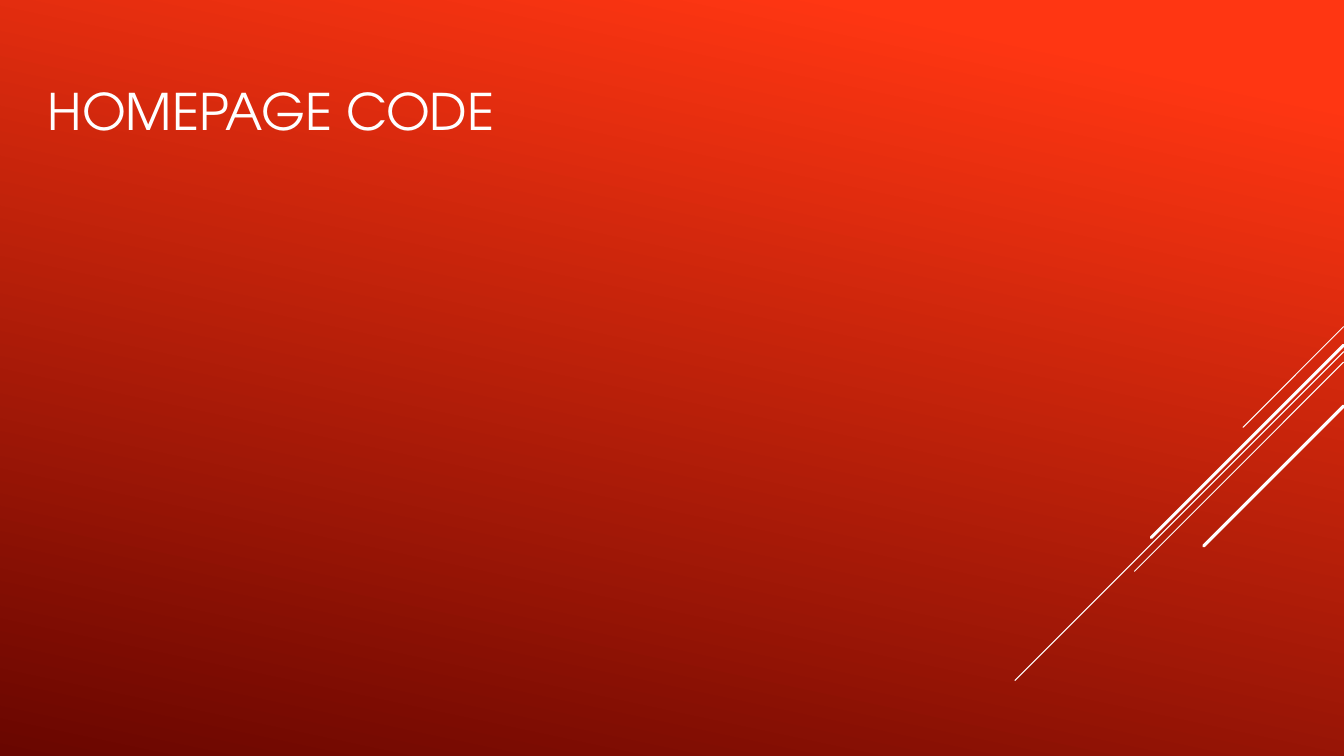
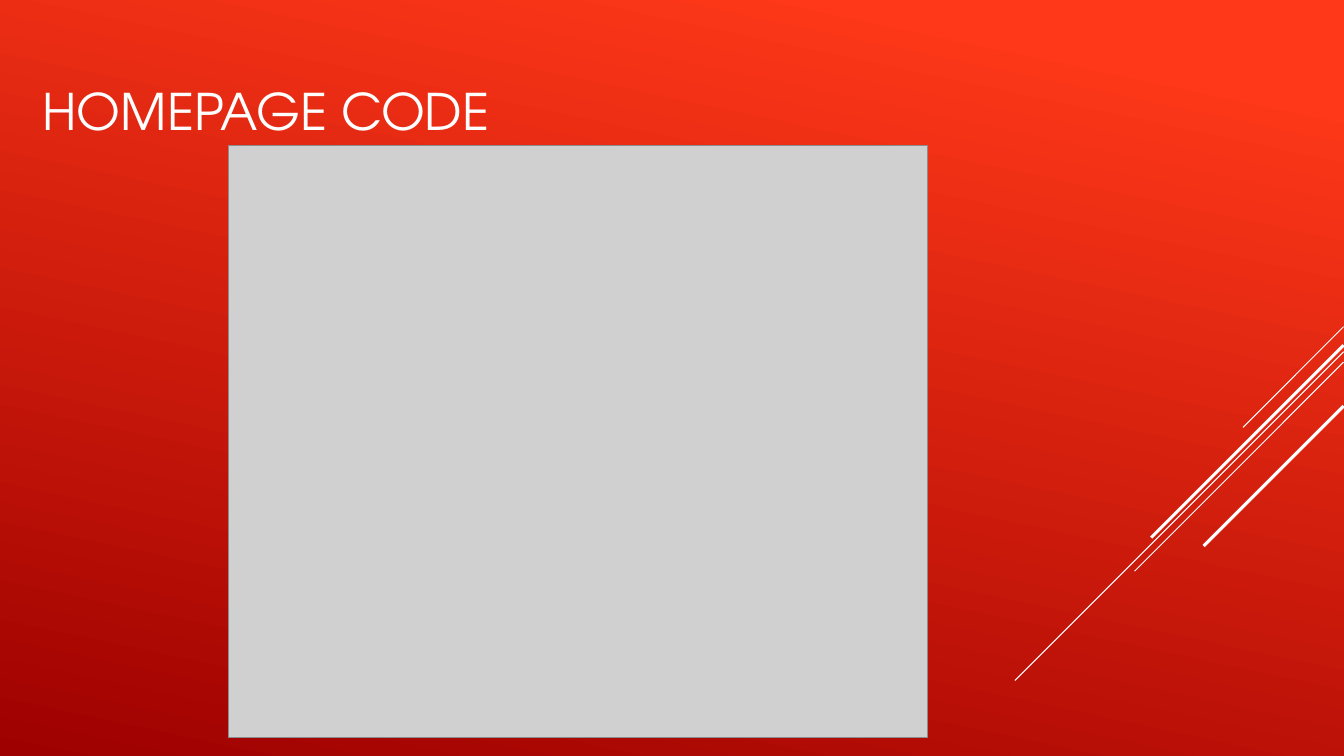
Before and after one commit to tajaniz95/WebProgrammingProjects, a slide deck: slide 5 of Project4/Online virtual agent.pptx. Drawn at 1344x756 pixels with LibreOffice and Linux fonts; fonts in the diff are those of the drawing; grey boxes stand for pictures. Boxes give left, top, right and bottom in pixels: in the first picture for what was removed or moved away, otherwise in the second. Text is boxed around its words. In the diff, an @@ line names an element or a change of style, - is before the commit and + after.

```diff
--- a/Project4/Online virtual agent.pptx
+++ b/Project4/Online virtual agent.pptx
@@ background gradient #FF3712 to #6A0600 to gradient #FE3819 to #9E0000 @@
@@ title "HOMEPAGE CODE" at (43,92,489,155): indent changed @@
@@ picture added at (228,145,928,737) @@
```
Also in this commit, not shown: 9 other slides changed, 1 slide added, 2 slides removed, 31 other files.
